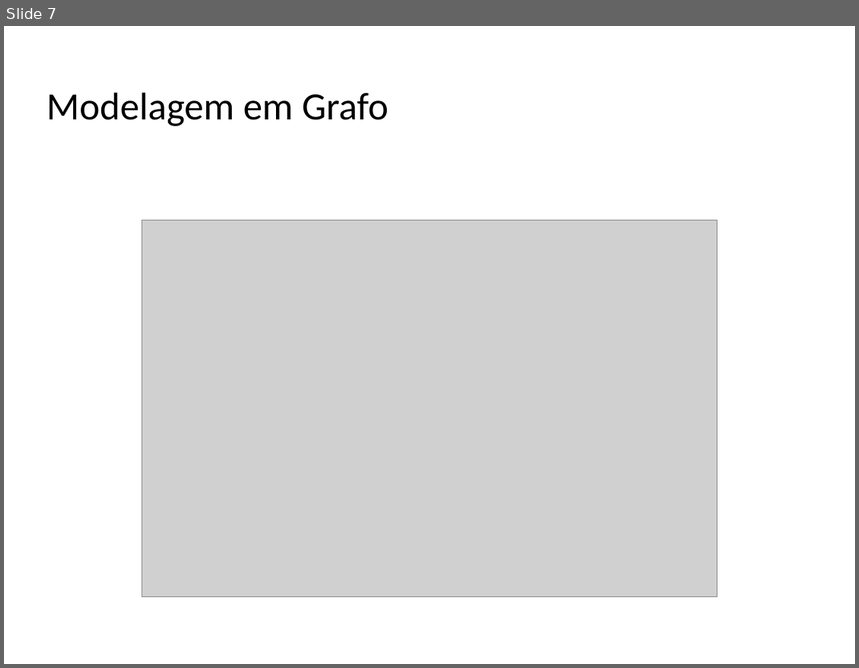
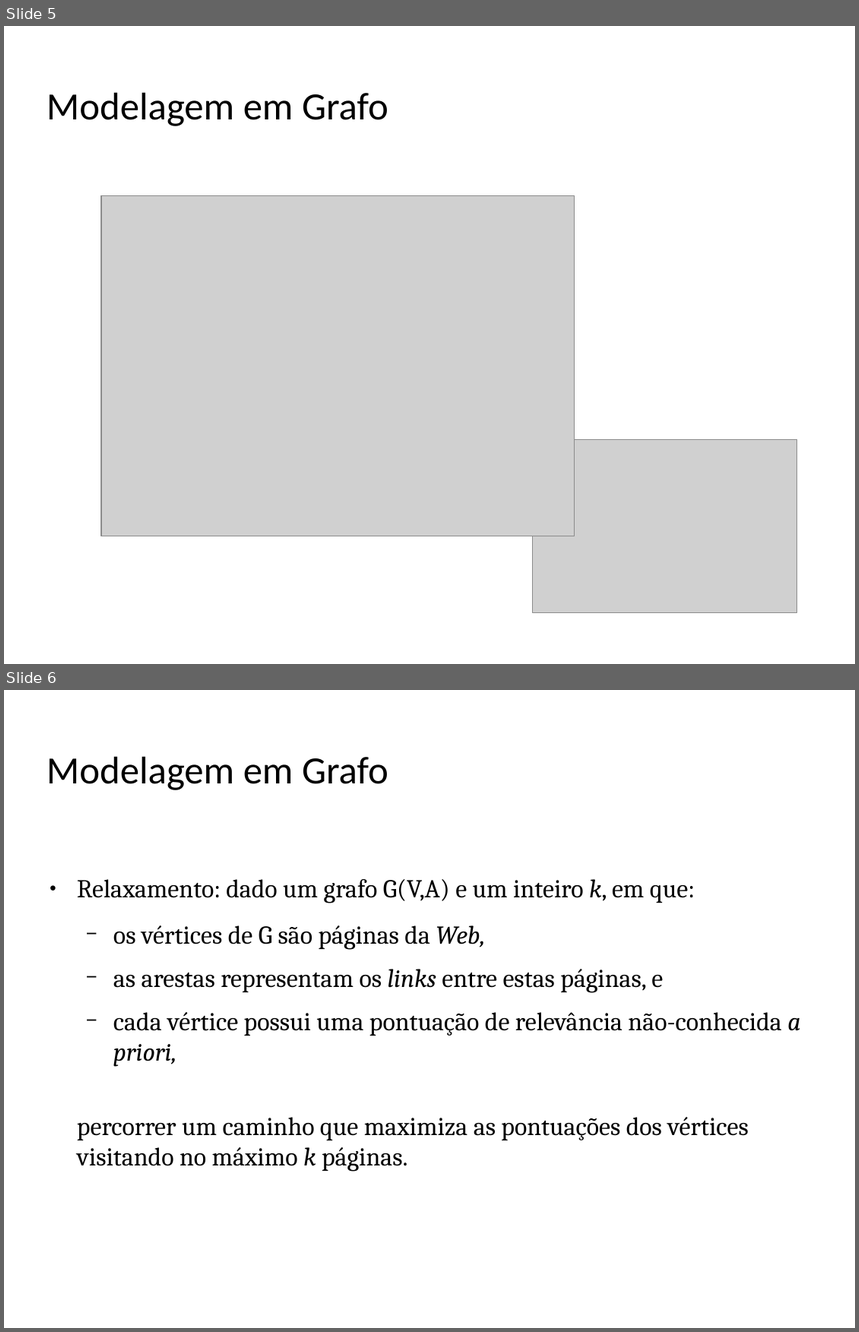
Before and after one commit to albertoueda/ufmg, a slide deck: paa/tp-final/apresentacao/alberto-ueda-final-tp-presentation.odp. Shown one above the other, each under a label of ours: slide 7 before the commit, slides 5 and 6 after it. The pictures are 859x668 and 859x1332 pixels, drawn with LibreOffice and Linux fonts; fonts in the diff are those of the drawing; grey boxes stand for pictures; background and template pictures are left out. Boxes give left, top, right and bottom in pixels: in the first picture for what was removed or moved away, otherwise in the second. Text is boxed around its words. In the diff, an @@ line names an element or a change of style, - is before the commit and + after.

```diff
--- a/paa/tp-final/apresentacao/alberto-ueda-final-tp-presentation.odp
+++ b/paa/tp-final/apresentacao/alberto-ueda-final-tp-presentation.odp
@@ slide 6 added at (4, 690, 855, 1328), background picture (left out) @@
@@ title added at (47, 756, 389, 790), 36 pt, text #000000 @@
+Modelagem em Grafo
@@ text added at (77, 879, 800, 1172), 24.1 pt, text #000000 @@
+● Relaxamento: dado um grafo G(V,A) e um inteiro k, em que:
+  − os vértices de G são páginas da Web,
+  − as arestas representam os links entre estas páginas, e
+  − cada vértice possui uma pontuação de relevância não-conhecida a priori,
+percorrer um caminho que maximiza as pontuações dos vértices visitando no máximo k páginas.
@@ what was slide 7 is now slide 5 @@
@@ slide 5 changed as well @@
@@ picture: place and size @@
-picture at (142, 221, 718, 598)
+picture at (101, 196, 575, 537)
@@ picture added at (533, 439, 798, 613) @@
```
Also in this commit, not shown: 5 other slides changed, 4 other slides added, 7 slides removed, 8 other files.
